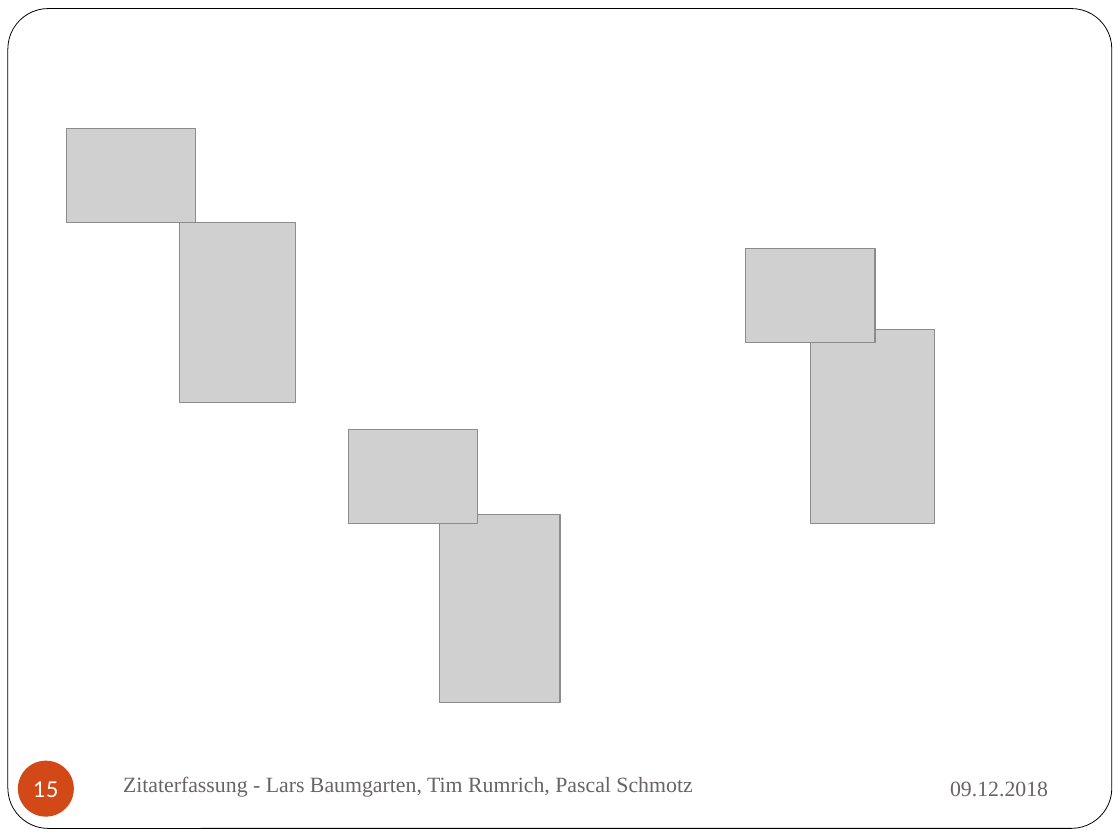
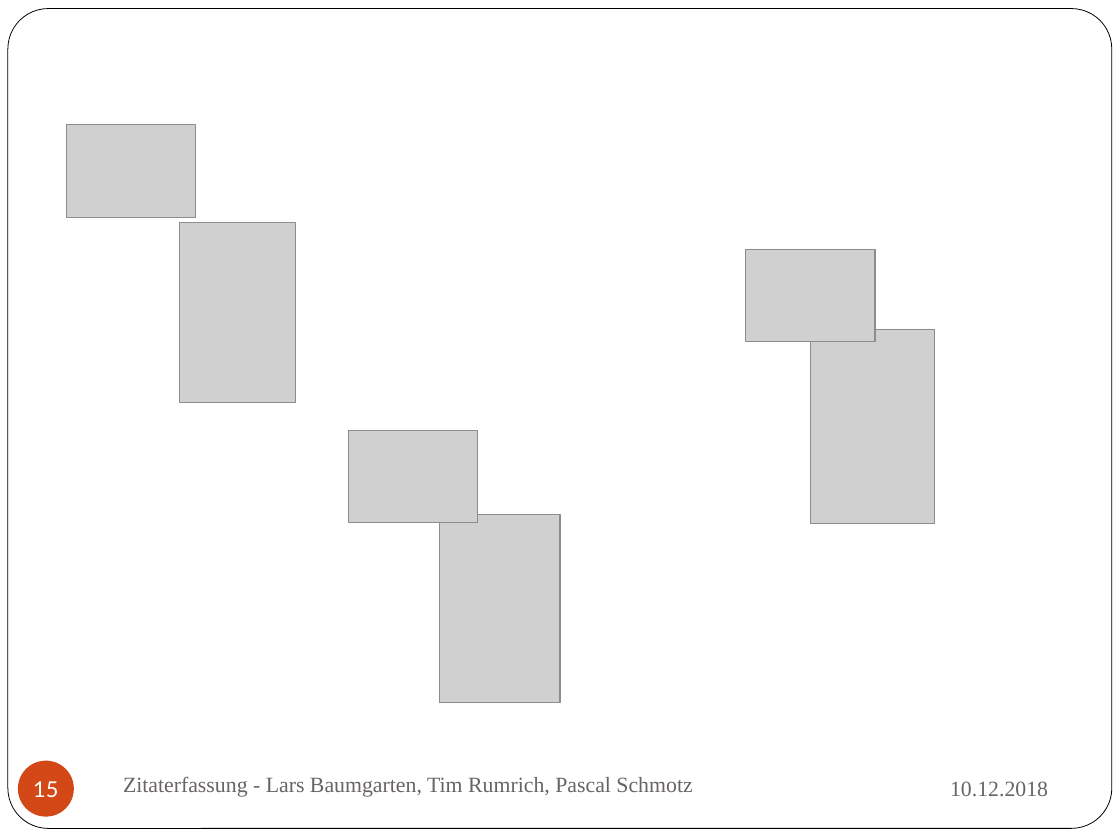
Before and after one commit to TrialAnd404/MyRepo, a slide deck: slide 15 of ZitatErfassung.pptx. Drawn at 1120x840 pixels with LibreOffice and Linux fonts; fonts in the diff are those of the drawing; grey boxes stand for pictures; background and template pictures are left out. Boxes give left, top, right and bottom in pixels: in the first picture for what was removed or moved away, otherwise in the second. Text is boxed around its words. In the diff, an @@ line names an element or a change of style, - is before the commit and + after.

```diff
--- a/ZitatErfassung.pptx
+++ b/ZitatErfassung.pptx
@@ picture: place and size @@
-picture at <box>66,129,196,223</box>
+picture at <box>66,124,196,216</box>
@@ text at <box>950,781,1048,797</box>: text changed @@
-09.12.2018
+10.12.2018
```
Also in this commit, not shown: 26 other slides changed.
